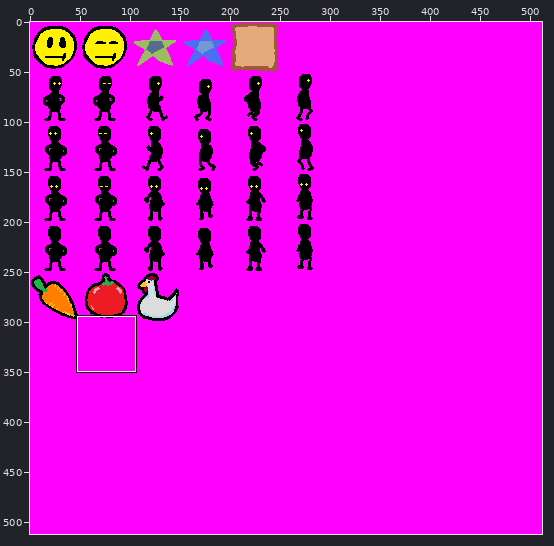
Two states of a sprite sheet, sprites.png. Above, an overview of the earlier version with the close-up marked.
Close-up. Before the edit:
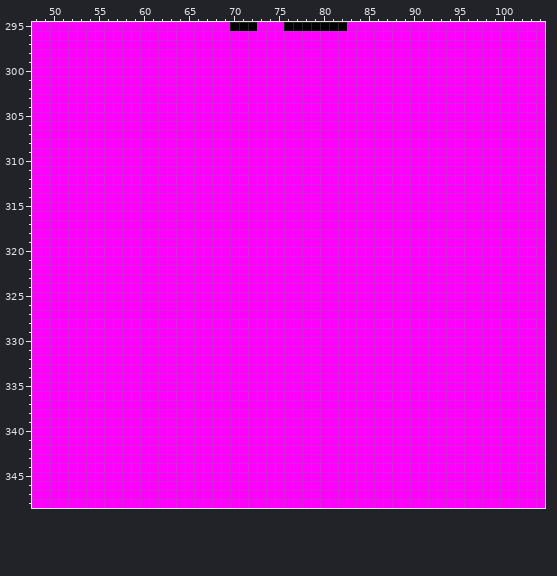
The file is 512x512 pixels. Shown: x 48..104, y 295..348. The commit also changed other parts of the picture, which this record leaves out.
After:
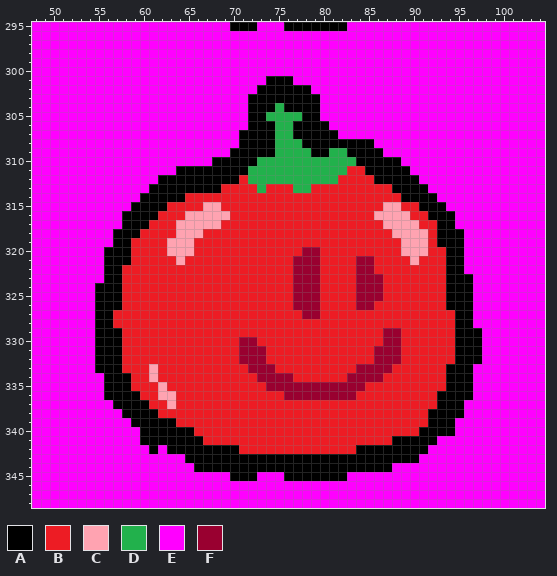
Palette (. is transparent): A #000000  B #ed1c24  C #ffa3b1  D #22b14c  E #ff00ff  F #990030
From old to new:
Changed rows in their new state; - is an unchanged pixel.
first column x 55:
301 -------------------AAA---------------------
302 ------------------AAAAAA-------------------
303 -----------------AAAAAAAA------------------
304 -----------------AAADAAAA------------------
305 -----------------AADDDDAA------------------
306 -----------------AAADDAAAA-----------------
307 ----------------AAAADDAAAAA----------------
308 ----------------AAAADDDAAAAAAAA------------
309 ---------------AAAAADDDDAADDAAAA-----------
310 -------------AAAAADDDDDDDDDDDAAAAA---------
311 ---------AAAAAAAADDDDDDDDDDDBBAAAAA--------
312 -------AAAAAAAAABDDDDDDDDDDBBBBAAAAA-------
313 ------AAAAAAAABBBBDBBBDDBBBBBBBBBAAAA------
314 -----AAAAABBBBBBBBBBBBBBBBBBBBBBBBAAAA-----
315 ----AAAABBBBCCBBBBBBBBBBBBBBBBBBCCBBAAA----
316 ---AAAABBBCCCCCBBBBBBBBBBBBBBBBCCCCBBAAA---
317 ---AAABBBCCCCCBBBBBBBBBBBBBBBBBBCCCCBBAA---
318 --AAABBBBCCCBBBBBBBBBBBBBBBBBBBBBCCCCBAAA--
319 --AABBBBCCCBBBBBBBBBBBBBBBBBBBBBBBCCCBAAA--
320 -AAABBBBCCCBBBBBBBBBBBBFFBBBBBBBBBCCCBBAA--
321 -AAABBBBBCBBBBBBBBBBBBFFFBBBBFFBBBBCBBBAA--
322 -AABBBBBBBBBBBBBBBBBBBFFFBBBBFFBBBBBBBBAA--
323 -AABBBBBBBBBBBBBBBBBBBFFFBBBBFFFBBBBBBBAAA-
324 AAABBBBBBBBBBBBBBBBBBBFFFBBBBFFFBBBBBBBAAA-
325 AAABBBBBBBBBBBBBBBBBBBFFFBBBBFFFBBBBBBBAAA-
326 AAABBBBBBBBBBBBBBBBBBBFFFBBBBFFBBBBBBBBAAA-
327 AABBBBBBBBBBBBBBBBBBBBBFFBBBBBBBBBBBBBBBAA-
328 AABBBBBBBBBBBBBBBBBBBBBBBBBBBBBBBBBBBBBBAA-
329 AAABBBBBBBBBBBBBBBBBBBBBBBBBBBBBFFBBBBBBAAA
330 AAABBBBBBBBBBBBBFFBBBBBBBBBBBBBBFFBBBBBBAAA
331 AAABBBBBBBBBBBBBFFFBBBBBBBBBBBBFFFBBBBBBAAA
332 AAABBBBBBBBBBBBBFFFBBBBBBBBBBBBFFFBBBBBBAAA
333 AAABBBCBBBBBBBBBBFFFBBBBBBBBBFFFFBBBBBBAAA-
334 -AAABBCBBBBBBBBBBBFFFFBBBBBBFFFFBBBBBBBAAA-
335 -AAABBBCBBBBBBBBBBBFFFFFFFFFFFBBBBBBBBBAAA-
336 -AAAABBCCBBBBBBBBBBBBFFFFFFFFBBBBBBBBBAAAA-
337 --AAAABBCBBBBBBBBBBBBBBBBBBBBBBBBBBBBBAAA--
338 ---AAAABBBBBBBBBBBBBBBBBBBBBBBBBBBBBBAAAA--
339 ----AAAAABBBBBBBBBBBBBBBBBBBBBBBBBBBBAAA---
340 -----AAAAAABBBBBBBBBBBBBBBBBBBBBBBBBAAAA---
341 -----AAAAAAABBBBBBBBBBBBBBBBBBBBBAAAAA-----
342 ------A-AAAAAAAABBBBBBBBBBBBBAAAAAAAA------
343 ----------AAAAAAAAAAAAAAAAAAAAAAAAAA-------
344 -----------AAAAAAAAAAAAAAAAAAAAAA----------
345 ---------------AAA---AAAAAAA---------------
Boxes around the changes in both close-ups, in picture pixels (x1, y1, x2, y2):
changed: (95, 76, 482, 481)
